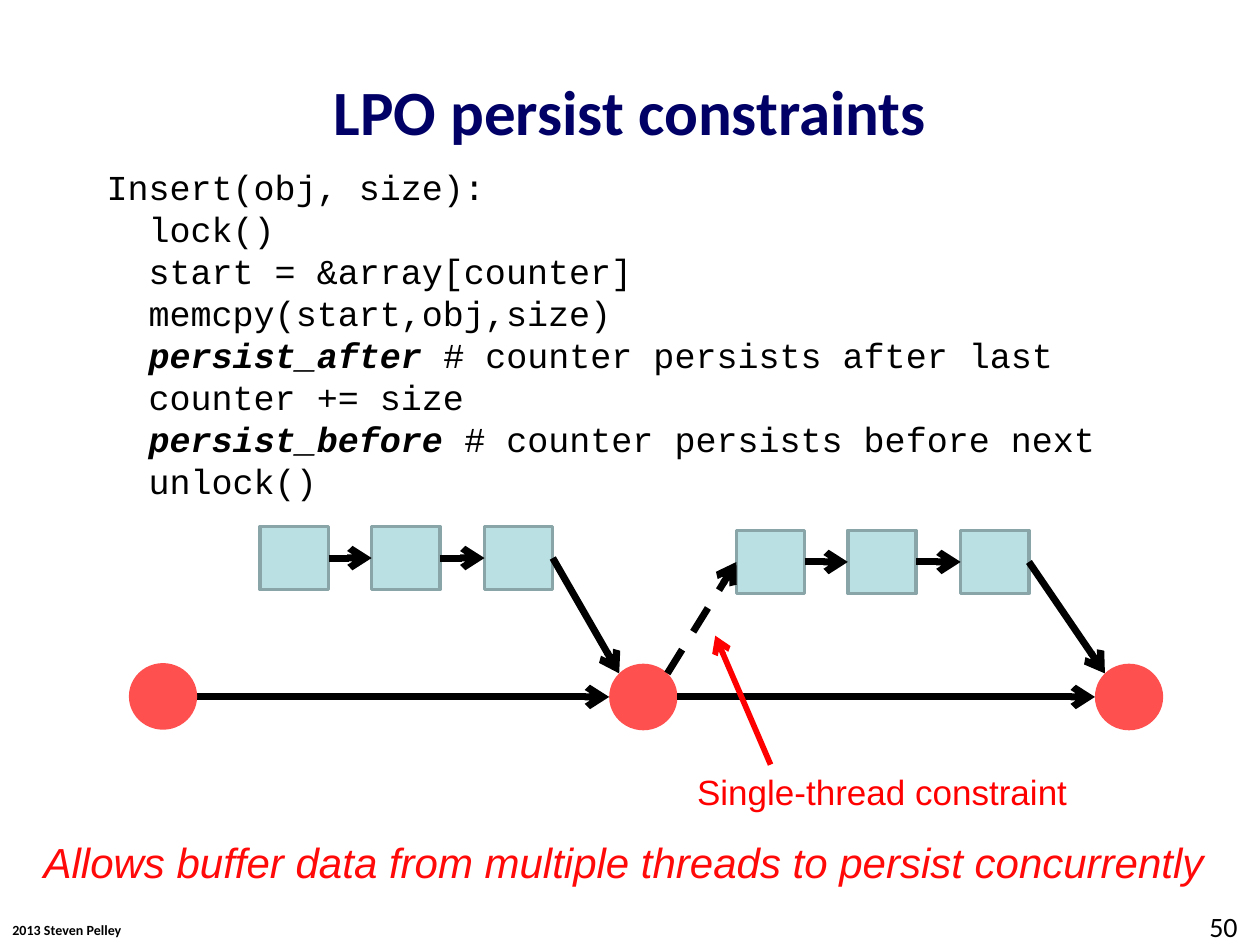
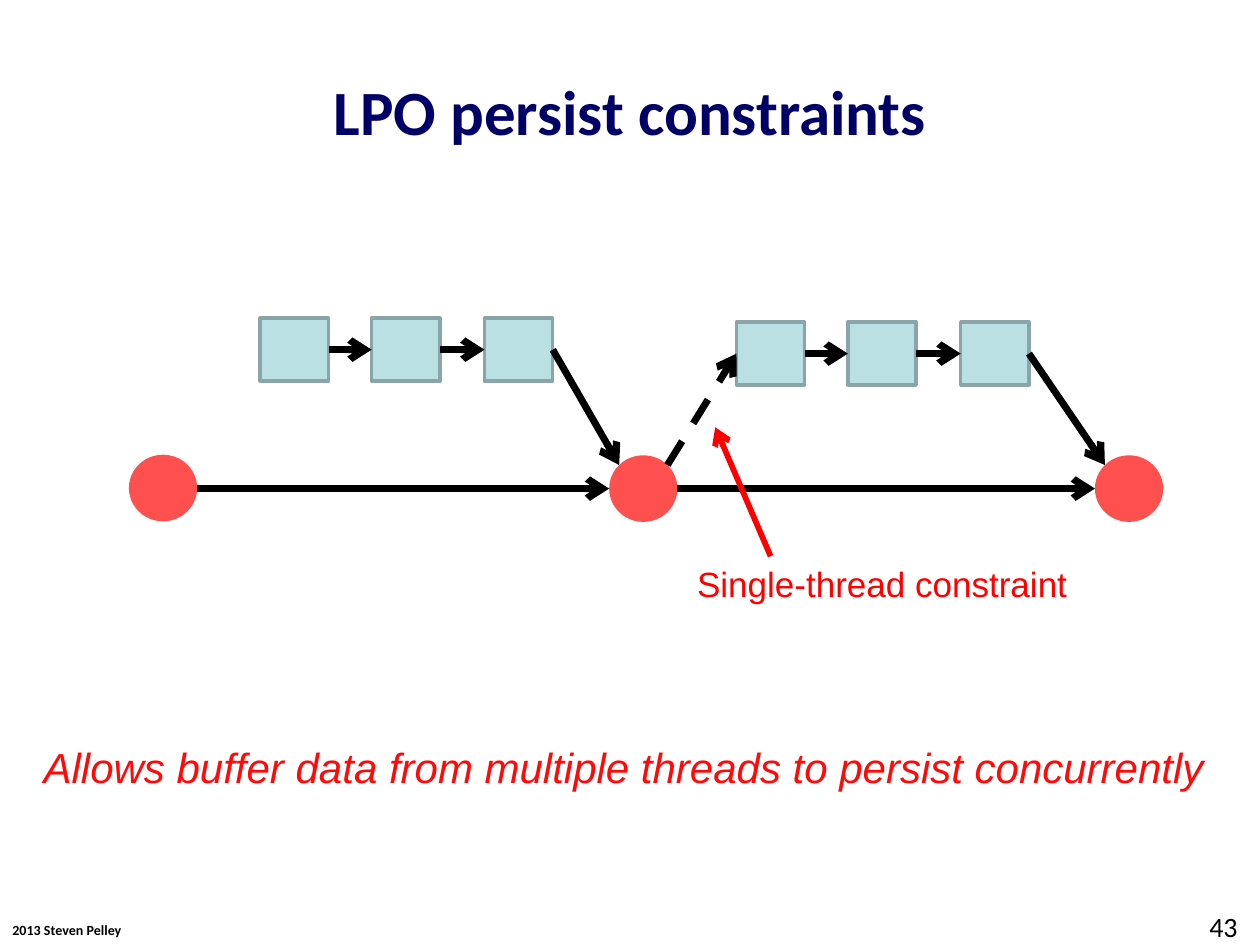
Before and after one commit to Abulila/dissertation, a slide deck: slide 43 of proposal/proposal.pptx (slide 50 before the commit). Drawn at 1260x945 pixels with LibreOffice and Linux fonts; fonts in the diff are those of the drawing; background and template pictures are left out. Boxes give left, top, right and bottom in pixels: in the first picture for what was removed or moved away, otherwise in the second. Text is boxed around its words. In the diff, an @@ line names an element or a change of style, - is before the commit and + after.

```diff
--- a/proposal/proposal.pptx
+++ b/proposal/proposal.pptx
@@ text removed at bbox=[107, 176, 1095, 502] @@
-Insert(obj, size):
-lock()
-start = &array[counter]
-memcpy(start,obj,size)
-persist_after # counter persists after last
-counter += size
-persist_before # counter persists before next
-unlock()
@@ 3 rectangles: place and size @@
-3 rectangles at bbox=[737, 530, 1028, 593]
+3 rectangles at bbox=[737, 323, 1028, 386]
@@ 10 arrows, 3 rectangles, 3 ellipses, 1 text: place and size @@
-10 arrows, 3 rectangles, 3 ellipses, 1 text at bbox=[129, 527, 1163, 812]
+10 arrows, 3 rectangles, 3 ellipses, 1 text at bbox=[129, 319, 1163, 604]
@@ text "Allows buffer data from multiple ...": place and size @@
-text "Allows buffer data from multiple ..." at bbox=[44, 847, 1204, 887]
+text "Allows buffer data from multiple ..." at bbox=[44, 752, 1204, 792]
@@ page number at bbox=[1209, 919, 1237, 938]: text changed @@
-50
+43
```
Also in this commit, not shown: 25 other slides changed, 4 slides added, 6 slides removed.
